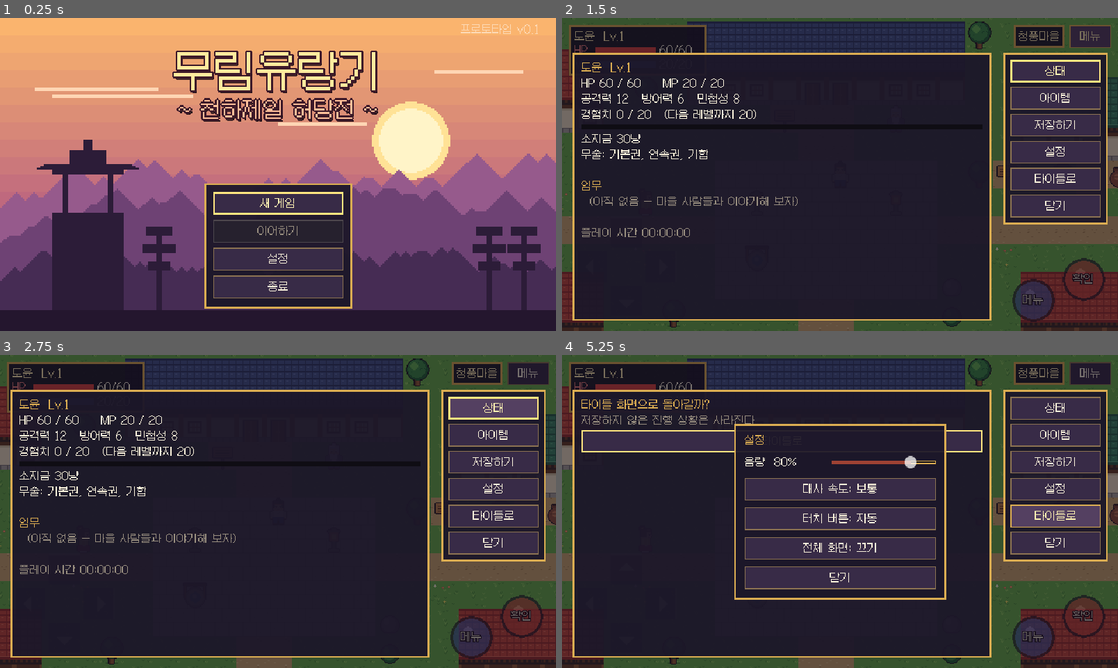
Above: before the commit, frames 1-4 (two rows, left to right).
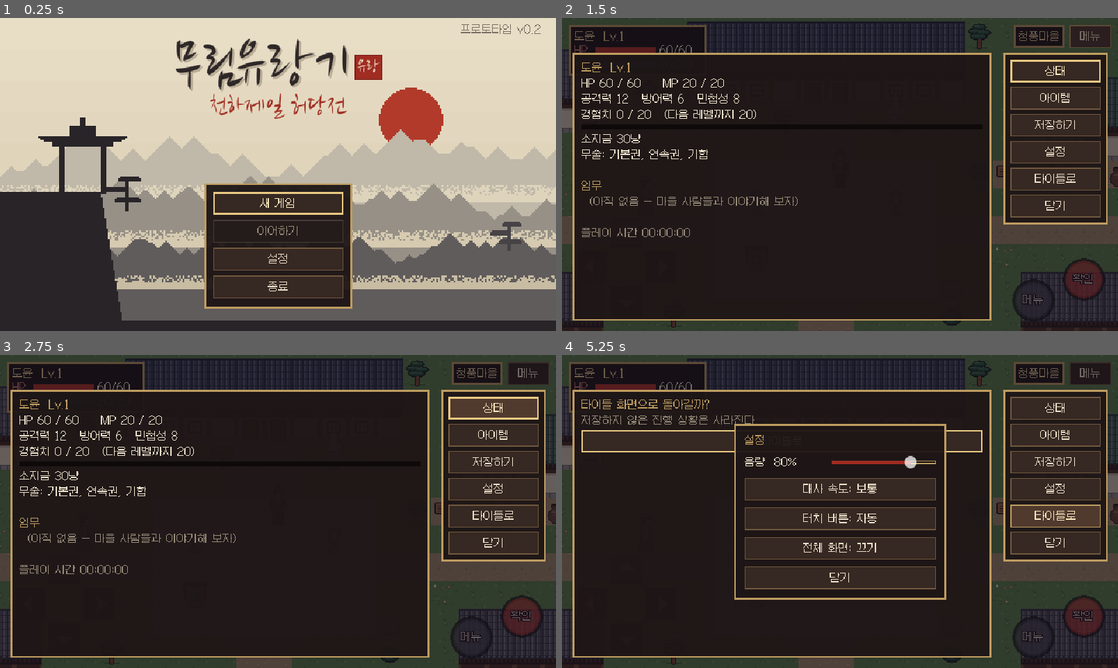
Above: after the commit, the same moments.

Repository: jinwookle2/zeus-spec-calculator
Game: Godot game, scene res://scenes/main/main_menu.tscn
The game is run twice, just before and just after one commit, with the same random seed, the same clock (stepped at 60 frames per second) and the same inputs.
Inputs:
- Up to frame 1 (0.25 s): no input
- Up to frame 2 (1.5 s): click "새 게임" at 0.5 s; click "메뉴" at 1.25 s
- Up to frame 3 (2.75 s): click "상태" at 2 s
- Up to frame 4 (5.25 s): click "아이템" at 2.75 s; click "저장하기" at 3.5 s; click "설정" at 4.25 s; click "타이틀로" at 5 s

The runs differ from the first frame. In frame 1, 87% of the frame differs, in the area x 0-100%, y 0-97%; in frame 2, 15%; in frame 3, 15%; in frame 4, 28%.

Commit message:
v0.2: faster pacing and serious wuxia art direction
Speed (owner feedback: everything felt slow):
- Walk 96 -> 140 px/s, walk animation 8 -> 11 fps
- Dialogue text 50 -> 90 chars/s (slow/fast presets raised too)
- Battle message delay 0.9 -> 0.5 s, enemy turn wait 0.25 -> 0.1 s
- Scene fades 0.2+0.2 -> 0.12+0.12 s

Design (owner feedback: more serious martial-arts tone):
- Characters redrawn at 32x48 with robes/martial uniforms and sharper faces
- Muted ink/ochre palette, charcoal giwa roofs, pine trees
- Ink-wash title and battle backgrounds
- Lacquer/brass/vermilion UI theme, brush-calligraphy title with seal
  (Nanum Brush Script, OFL), enemy name banner, slash effect, crit shake

Co-Authored-By: Claude Opus 5.5 <noreply@anthropic.com>
Claude-Session: https://claude.ai/code/session_011iFjUU4ueqXaGZBbAxNMhr

Diff:
--- a/murim-wanderer/data/battle/battle_config.json
+++ b/murim-wanderer/data/battle/battle_config.json
@@ -9,7 +9,19 @@
     "crit_chance": 0.08,
     "crit_multiplier": 1.5
   },
-  "flee": {"base_chance": 0.5, "agility_factor": 0.05, "min_chance": 0.1, "max_chance": 0.95},
-  "defeat": {"revive_hp_ratio": 0.5, "return_map": "cheongpung", "return_tile": [16, 6]},
-  "message_delay": 0.9
+  "flee": {
+    "base_chance": 0.5,
+    "agility_factor": 0.05,
+    "min_chance": 0.1,
+    "max_chance": 0.95
+  },
+  "defeat": {
+    "revive_hp_ratio": 0.5,
+    "return_map": "cheongpung",
+    "return_tile": [
+      16,
+      6
+    ]
+  },
+  "message_delay": 0.5
 }
--- a/murim-wanderer/scenes/npc/npc.tscn
+++ b/murim-wanderer/scenes/npc/npc.tscn
@@ -11,6 +11,7 @@
 script = ExtResource("1_npc")
 
 [node name="Sprite" type="AnimatedSprite2D" parent="."]
+position = Vector2(0, -8)
 
 [node name="Collision" type="CollisionShape2D" parent="."]
 position = Vector2(0, 8)
--- a/murim-wanderer/scenes/player/player.tscn
+++ b/murim-wanderer/scenes/player/player.tscn
@@ -12,6 +12,7 @@
 script = ExtResource("1_player")
 
 [node name="Sprite" type="AnimatedSprite2D" parent="."]
+position = Vector2(0, -8)
 
 [node name="Collision" type="CollisionShape2D" parent="."]
 position = Vector2(0, 9)
--- a/murim-wanderer/scripts/battle/battle_scene.gd
+++ b/murim-wanderer/scripts/battle/battle_scene.gd
@@ -60,7 +60,7 @@
 	var pv := VBoxContainer.new()
 	pv.add_theme_constant_override("separation", 2)
 	pp.add_child(pv)
-	_p_name = UiKit.label("", 12, Color(1, 0.93, 0.7))
+	_p_name = UiKit.label("", 12, UiKit.NAME)
 	pv.add_child(_p_name)
 	var hp_row := _stat_row("HP", UiKit.HP_COLOR)
 	_p_hp = hp_row[0]
@@ -70,7 +70,7 @@
 	_p_mp = mp_row[0]
 	_p_mp_txt = mp_row[1]
 	pv.add_child(mp_row[2])
-	_charge_label = UiKit.label("기합 충전!", 12, Color(1, 0.8, 0.3))
+	_charge_label = UiKit.label("기합 충전!", 12, UiKit.EXP_COLOR)
 	_charge_label.visible = false
 	pv.add_child(_charge_label)
 
@@ -85,7 +85,7 @@
 	var ev := VBoxContainer.new()
 	ev.add_theme_constant_override("separation", 3)
 	ep.add_child(ev)
-	_e_name = UiKit.label(str(enemy_def.get("name", "?")), 12, Color(1, 0.75, 0.7))
+	_e_name = UiKit.label(str(enemy_def.get("name", "?")), 12, UiKit.NAME)
 	ev.add_child(_e_name)
 	_e_hp = UiKit.bar(UiKit.HP_COLOR, 8)
 	ev.add_child(_e_hp)
@@ -131,9 +131,10 @@
 	r.texture = tex
 	r.expand_mode = TextureRect.EXPAND_IGNORE_SIZE
 	r.stretch_mode = TextureRect.STRETCH_KEEP_ASPECT_CENTERED
-	r.size = Vector2(128, 128)
-	r.position = feet - Vector2(64, 128)
-	r.pivot_offset = Vector2(64, 128)
+	var sz := tex.get_size()
+	r.size = sz
+	r.position = feet - Vector2(sz.x / 2.0, sz.y)
+	r.pivot_offset = Vector2(sz.x / 2.0, sz.y)
 	add_child(r)
 	return r
 
@@ -172,7 +173,9 @@
 func _intro() -> void:
 	_enemy_sprite.modulate.a = 0.0
 	var t := create_tween()
-	t.tween_property(_enemy_sprite, "modulate:a", 1.0, 0.3)
+	t.tween_property(_enemy_sprite, "modulate:a", 1.0, 0.2)
+	_banner(str(enemy_def.get("name", "")))
+	await get_tree().create_timer(0.6).timeout
 	var fallback := "%s 나타났다!" % KText.josa(str(enemy_def.get("name", "적")), "이/가")
 	await _say(str(enemy_def.get("intro", fallback)))
 	_show_commands()
@@ -285,7 +288,7 @@
 	await _play_events(events)
 	if await _check_end():
 		return
-	await get_tree().create_timer(0.25).timeout
+	await get_tree().create_timer(0.1).timeout
 	await _play_events(logic.enemy_turn())
 	if await _check_end():
 		return
@@ -389,6 +392,54 @@
 		_skip_requested.emit()
 
 
+## 붓글씨 적 이름 띠 (등장 연출)
+func _banner(text: String) -> void:
+	var band := ColorRect.new()
+	band.color = Color8(20, 14, 14, 200)
+	band.anchor_right = 1.0
+	band.offset_top = 112
+	band.offset_bottom = 172
+	band.mouse_filter = Control.MOUSE_FILTER_IGNORE
+	add_child(band)
+	var l := UiKit.brush_label(text, 48, UiKit.TEXT)
+	l.set_anchors_preset(Control.PRESET_FULL_RECT)
+	l.horizontal_alignment = HORIZONTAL_ALIGNMENT_CENTER
+	l.vertical_alignment = VERTICAL_ALIGNMENT_CENTER
+	band.add_child(l)
+	band.modulate.a = 0.0
+	var t := create_tween()
+	t.tween_property(band, "modulate:a", 1.0, 0.12)
+	t.tween_interval(0.5)
+	t.tween_property(band, "modulate:a", 0.0, 0.2)
+	t.tween_callback(band.queue_free)
+
+
+func _slash(sprite: TextureRect, crit: bool) -> void:
+	var s := TextureRect.new()
+	s.texture = load("res://assets/ui/slash.png")
+	s.size = Vector2(128, 128)
+	s.expand_mode = TextureRect.EXPAND_IGNORE_SIZE
+	s.position = sprite.position + sprite.size / 2.0 - s.size / 2.0
+	s.pivot_offset = s.size / 2.0
+	s.rotation = randf_range(-0.4, 0.4)
+	s.mouse_filter = Control.MOUSE_FILTER_IGNORE
+	if crit:
+		s.modulate = Color8(255, 200, 150)
+	add_child(s)
+	var t := create_tween()
+	t.tween_property(s, "modulate:a", 0.0, 0.18).set_delay(0.06)
+	t.tween_callback(s.queue_free)
+	if crit:
+		_shake(6.0)
+
+
+func _shake(power: float) -> void:
+	var t := create_tween()
+	for i in 5:
+		t.tween_property(self, "position", Vector2(randf_range(-power, power), randf_range(-power, power)), 0.03)
+	t.tween_property(self, "position", Vector2.ZERO, 0.03)
+
+
 func _lunge(sprite: TextureRect, dir: int) -> void:
 	var x := sprite.position.x
 	var t := create_tween()
@@ -403,6 +454,7 @@
 		t.tween_property(sprite, "position:x", x + (5 if i % 2 == 0 else -5), 0.04)
 	t.tween_property(sprite, "position:x", x, 0.04)
 	_flash(sprite, Color(2.5, 2.5, 2.5))
+	_slash(sprite, crit)
 	_float_text(sprite, str(dmg) + ("!" if crit else ""), Color(1, 0.85, 0.3) if crit else Color(1, 1, 1))
 
 
--- a/murim-wanderer/scripts/core/scene_router.gd
+++ b/murim-wanderer/scripts/core/scene_router.gd
@@ -30,23 +30,22 @@
 		# 전투 진입 연출: 하얗게 번쩍
 		_rect.color = Color(1, 1, 1, 0)
 		var t0 := create_tween()
-		t0.tween_property(_rect, "color:a", 0.9, 0.08)
-		t0.tween_property(_rect, "color:a", 0.0, 0.08)
-		t0.tween_property(_rect, "color:a", 0.9, 0.08)
+		t0.tween_property(_rect, "color:a", 0.9, 0.05)
+		t0.tween_property(_rect, "color:a", 0.0, 0.05)
+		t0.tween_property(_rect, "color:a", 0.9, 0.05)
 		await t0.finished
 	_rect.color = Color(0.06, 0.05, 0.08, _rect.color.a)
 	var t := create_tween()
-	t.tween_property(_rect, "color:a", 1.0, 0.2)
+	t.tween_property(_rect, "color:a", 1.0, 0.12)
 	await t.finished
 	get_tree().paused = false
 	var err := get_tree().change_scene_to_file(path)
 	if err != OK:
 		push_error("장면 전환 실패: %s (%d)" % [path, err])
 	await get_tree().process_frame
-	await get_tree().process_frame
 	scene_changed.emit()
 	var t2 := create_tween()
-	t2.tween_property(_rect, "color:a", 0.0, 0.2)
+	t2.tween_property(_rect, "color:a", 0.0, 0.12)
 	await t2.finished
 	_rect.mouse_filter = Control.MOUSE_FILTER_IGNORE
 	_busy = false
--- a/murim-wanderer/scripts/core/settings.gd
+++ b/murim-wanderer/scripts/core/settings.gd
@@ -4,7 +4,7 @@
 signal changed
 
 const PATH := "user://settings.cfg"
-const TEXT_SPEEDS := {"slow": 25.0, "normal": 50.0, "fast": 120.0, "instant": 0.0}
+const TEXT_SPEEDS := {"slow": 45.0, "normal": 90.0, "fast": 180.0, "instant": 0.0}
 const TEXT_SPEED_NAMES := {"slow": "느림", "normal": "보통", "fast": "빠름", "instant": "즉시"}
 const TOUCH_MODES := {"auto": "자동", "on": "켜기", "off": "끄기"}
 
--- a/murim-wanderer/scripts/core/sprite_frames_builder.gd
+++ b/murim-wanderer/scripts/core/sprite_frames_builder.gd
@@ -1,9 +1,9 @@
 class_name SpriteFramesBuilder
 extends RefCounted
 ## 4방향 x 3프레임 캐릭터 시트(행: 하/좌/우/상, 열: 정지/걸음1/걸음2)로 SpriteFrames 생성.
+## 셀 크기는 시트 크기로 계산 (현재 캐릭터 32x48). 1열짜리 이미지는 정적 스프라이트로 취급.
 
 const DIRS := ["down", "left", "right", "up"]
-const CELL := 32
 
 static var _cache: Dictionary = {}
 
@@ -14,29 +14,30 @@
 	var tex: Texture2D = load(path)
 	var frames := SpriteFrames.new()
 	frames.remove_animation("default")
-	var single := tex.get_height() <= CELL
+	var single := tex.get_width() < 64
+	var cell := Vector2(tex.get_width(), tex.get_height()) if single else Vector2(tex.get_width() / 3.0, tex.get_height() / 4.0)
 	for row in DIRS.size():
 		var dir: String = DIRS[row]
 		var r := 0 if single else row
 		frames.add_animation("idle_" + dir)
 		frames.set_animation_loop("idle_" + dir, true)
-		frames.add_frame("idle_" + dir, _atlas(tex, 0, r))
+		frames.add_frame("idle_" + dir, _atlas(tex, cell, 0, r))
 		frames.add_animation("walk_" + dir)
-		frames.set_animation_speed("walk_" + dir, 8.0)
+		frames.set_animation_speed("walk_" + dir, 11.0)
 		frames.set_animation_loop("walk_" + dir, true)
 		if single:
-			frames.add_frame("walk_" + dir, _atlas(tex, 0, 0))
+			frames.add_frame("walk_" + dir, _atlas(tex, cell, 0, 0))
 		else:
 			for c in [1, 0, 2, 0]:
-				frames.add_frame("walk_" + dir, _atlas(tex, c, r))
+				frames.add_frame("walk_" + dir, _atlas(tex, cell, c, r))
 	_cache[path] = frames
 	return frames
 
 
-static func _atlas(tex: Texture2D, col: int, row: int) -> AtlasTexture:
+static func _atlas(tex: Texture2D, cell: Vector2, col: int, row: int) -> AtlasTexture:
 	var a := AtlasTexture.new()
 	a.atlas = tex
-	a.region = Rect2(col * CELL, row * CELL, CELL, CELL)
+	a.region = Rect2(col * cell.x, row * cell.y, cell.x, cell.y)
 	return a
 
 
--- a/murim-wanderer/scripts/npc/npc.gd
+++ b/murim-wanderer/scripts/npc/npc.gd
@@ -71,6 +71,7 @@
 
 
 func hop() -> void:
+	var base := -8.0
 	var t := create_tween()
-	t.tween_property(sprite, "position:y", -6.0, 0.08)
-	t.tween_property(sprite, "position:y", 0.0, 0.08)
+	t.tween_property(sprite, "position:y", base - 6.0, 0.06)
+	t.tween_property(sprite, "position:y", base, 0.06)
--- a/murim-wanderer/scripts/player/player.gd
+++ b/murim-wanderer/scripts/player/player.gd
@@ -3,7 +3,7 @@
 
 signal interacted(target: Node)
 
-@export var speed: float = 96.0
+@export var speed: float = 140.0
 @export var interact_reach: float = 24.0
 @export var interact_tolerance: float = 20.0
 
@@ -30,7 +30,7 @@
 	_interact_cooldown = maxf(0.0, _interact_cooldown - delta)
 	if GameState.is_input_locked():
 		velocity = Vector2.ZERO
-		_interact_cooldown = 0.2
+		_interact_cooldown = 0.12
 		if sprite.animation.begins_with("walk_"):
 			sprite.play("idle_" + facing)
 		return
--- a/murim-wanderer/scripts/ui/dialogue_box.gd
+++ b/murim-wanderer/scripts/ui/dialogue_box.gd
@@ -67,10 +67,10 @@
 	_panel.add_child(_arrow)
 
 	_name_panel = UiKit.panel_container(4)
-	_name_panel.add_theme_stylebox_override("panel", UiKit.box(Color(0.45, 0.16, 0.14, 0.98), UiKit.GOLD, 2, 4))
+	_name_panel.add_theme_stylebox_override("panel", UiKit.box(UiKit.VERMILION, UiKit.GOLD, 1, 4))
 	_name_panel.position = Vector2(10, -14)
 	_panel.add_child(_name_panel)
-	_name_label = UiKit.label("", 12, Color(1, 0.93, 0.7))
+	_name_label = UiKit.label("", 12, UiKit.TEXT)
 	_name_panel.add_child(_name_label)
 
 
@@ -151,7 +151,7 @@
 	if not _open:
 		return
 	var now := Time.get_ticks_msec()
-	if now - _last_advance_ms < 120:
+	if now - _last_advance_ms < 80:
 		return
 	_last_advance_ms = now
 	if _typing:
--- a/murim-wanderer/scripts/ui/hud.gd
+++ b/murim-wanderer/scripts/ui/hud.gd
@@ -37,7 +37,7 @@
 	var v := VBoxContainer.new()
 	v.add_theme_constant_override("separation", 2)
 	box.add_child(v)
-	_lv = UiKit.label("", 12, Color(1, 0.93, 0.7))
+	_lv = UiKit.label("", 12, UiKit.NAME)
 	v.add_child(_lv)
 	for kind in ["HP", "MP"]:
 		var row := HBoxContainer.new()
@@ -72,7 +72,7 @@
 	_root.add_child(right)
 	var map_box := UiKit.panel_container(5)
 	map_box.mouse_filter = Control.MOUSE_FILTER_IGNORE
-	_map_label = UiKit.label("", 12, Color(1, 0.93, 0.7))
+	_map_label = UiKit.label("", 12, UiKit.NAME)
 	map_box.add_child(_map_label)
 	right.add_child(map_box)
 	var menu_btn := UiKit.button("메뉴", Vector2(48, 26))
--- a/murim-wanderer/scripts/ui/main_menu.gd
+++ b/murim-wanderer/scripts/ui/main_menu.gd
@@ -35,14 +35,30 @@
 	var title_box := VBoxContainer.new()
 	title_box.anchor_left = 0.5
 	title_box.anchor_right = 0.5
-	title_box.offset_top = 34
+	title_box.offset_top = 18
 	title_box.grow_horizontal = Control.GROW_DIRECTION_BOTH
-	title_box.add_theme_constant_override("separation", 2)
+	title_box.add_theme_constant_override("separation", -10)
 	add_child(title_box)
 	_title_box = title_box
-	_title = _outlined("무림유랑기", 48, Color(1.0, 0.92, 0.62), 8)
-	title_box.add_child(_title)
-	title_box.add_child(_outlined("~ 천하제일 허당전 ~", 24, Color(1, 0.75, 0.6), 6))
+	var title_row := HBoxContainer.new()
+	title_row.alignment = BoxContainer.ALIGNMENT_CENTER
+	title_row.add_theme_constant_override("separation", 6)
+	title_box.add_child(title_row)
+	_title = UiKit.brush_label("무림유랑기", 76, Color8(30, 24, 26))
+	_title.add_theme_color_override("font_shadow_color", Color8(120, 104, 84, 110))
+	_title.add_theme_constant_override("shadow_offset_x", 2)
+	_title.add_theme_constant_override("shadow_offset_y", 2)
+	title_row.add_child(_title)
+	# 낙관(붉은 인장)
+	var seal := PanelContainer.new()
+	seal.add_theme_stylebox_override("panel", UiKit.box(UiKit.VERMILION, Color8(120, 30, 24), 1, 3))
+	seal.size_flags_vertical = Control.SIZE_SHRINK_CENTER
+	var seal_text := UiKit.brush_label("유랑", 22, Color8(240, 226, 200))
+	seal.add_child(seal_text)
+	title_row.add_child(seal)
+	var sub := UiKit.brush_label("천하제일 허당전", 32, UiKit.VERMILION)
+	sub.horizontal_alignment = HORIZONTAL_ALIGNMENT_CENTER
+	title_box.add_child(sub)
 
 	var panel := UiKit.panel_container(10)
 	panel.anchor_left = 0.5
@@ -70,7 +86,7 @@
 	for b in _buttons:
 		v.add_child(b)
 
-	_info = UiKit.label("", 12, Color(1, 0.9, 0.75))
+	_info = UiKit.label("", 12, Color8(60, 48, 44))
 	_info.anchor_left = 0.0
 	_info.anchor_right = 1.0
 	_info.anchor_top = 1.0
@@ -80,7 +96,7 @@
 	_info.horizontal_alignment = HORIZONTAL_ALIGNMENT_CENTER
 	add_child(_info)
 
-	var ver := UiKit.label("프로토타입 v0.1", 12, Color(1, 1, 1, 0.5))
+	var ver := UiKit.label("프로토타입 v0.2", 12, Color8(60, 48, 44, 160))
 	ver.anchor_left = 1.0
 	ver.anchor_right = 1.0
 	ver.offset_left = -110
@@ -96,20 +112,9 @@
 	add_child(_settings)
 
 
-func _outlined(text: String, size: int, color: Color, outline: int) -> Label:
-	var l := UiKit.label(text, size, color)
-	l.horizontal_alignment = HORIZONTAL_ALIGNMENT_CENTER
-	l.add_theme_color_override("font_outline_color", Color(0.24, 0.1, 0.16))
-	l.add_theme_constant_override("outline_size", outline)
-	l.add_theme_color_override("font_shadow_color", Color(0.1, 0.04, 0.08, 0.8))
-	l.add_theme_constant_override("shadow_offset_x", 2)
-	l.add_theme_constant_override("shadow_offset_y", 3)
-	return l
-
-
 func _process(delta: float) -> void:
 	_t += delta
-	_title.position.y = roundf(sin(_t * 2.0) * 2.0)
+	_title.modulate.a = 0.85 + 0.15 * sin(_t * 1.5)
 
 
 func _refresh_continue() -> void:
--- a/murim-wanderer/scripts/ui/ui_kit.gd
+++ b/murim-wanderer/scripts/ui/ui_kit.gd
@@ -2,13 +2,18 @@
 extends RefCounted
 ## 픽셀아트용 공용 UI 테마와 위젯 생성 도우미.
 
-const GOLD := Color(0.86, 0.68, 0.32)
-const INK := Color(0.11, 0.09, 0.16, 0.94)
-const TEXT := Color(0.98, 0.95, 0.86)
-const DIM := Color(0.6, 0.56, 0.5)
-const HP_COLOR := Color(0.85, 0.27, 0.25)
-const MP_COLOR := Color(0.3, 0.5, 0.9)
-const EXP_COLOR := Color(0.95, 0.78, 0.3)
+## 진지한 무협풍 팔레트: 옻칠(검붉은 먹색) 바탕, 놋쇠 테두리, 한지색 글자, 주홍 강조
+const GOLD := Color8(190, 156, 96)
+const INK := Color8(30, 22, 22, 242)
+const TEXT := Color8(234, 224, 202)
+const DIM := Color8(150, 138, 120)
+const NAME := Color8(222, 196, 140)
+const VERMILION := Color8(160, 44, 34)
+const HP_COLOR := Color8(176, 54, 42)
+const MP_COLOR := Color8(66, 104, 150)
+const EXP_COLOR := Color8(196, 160, 80)
+
+static var _brush: Font
 
 static var _theme: Theme
 
@@ -19,25 +24,25 @@
 	var t := Theme.new()
 	t.default_font_size = 12
 	t.set_color("font_color", "Label", TEXT)
-	t.set_color("font_outline_color", "Label", Color(0.08, 0.06, 0.1))
+	t.set_color("font_outline_color", "Label", Color8(20, 14, 14))
 	t.set_constant("outline_size", "Label", 0)
 	t.set_stylebox("panel", "Panel", box(INK, GOLD, 2))
 	t.set_stylebox("panel", "PanelContainer", box(INK, GOLD, 2, 8))
-	t.set_stylebox("normal", "Button", box(Color(0.22, 0.17, 0.28), Color(0.55, 0.45, 0.32), 1, 4))
-	t.set_stylebox("hover", "Button", box(Color(0.33, 0.25, 0.38), GOLD, 1, 4))
-	t.set_stylebox("pressed", "Button", box(Color(0.62, 0.26, 0.2), GOLD, 1, 4))
-	t.set_stylebox("disabled", "Button", box(Color(0.15, 0.13, 0.18), Color(0.3, 0.28, 0.3), 1, 4))
-	t.set_stylebox("focus", "Button", box(Color(0, 0, 0, 0), Color(1, 0.9, 0.5), 2, 4))
+	t.set_stylebox("normal", "Button", box(Color8(54, 40, 34), Color8(112, 88, 62), 1, 4))
+	t.set_stylebox("hover", "Button", box(Color8(80, 58, 46), GOLD, 1, 4))
+	t.set_stylebox("pressed", "Button", box(VERMILION, GOLD, 1, 4))
+	t.set_stylebox("disabled", "Button", box(Color8(36, 28, 26), Color8(70, 60, 54), 1, 4))
+	t.set_stylebox("focus", "Button", box(Color(0, 0, 0, 0), Color8(232, 200, 130), 2, 4))
 	t.set_color("font_color", "Button", TEXT)
-	t.set_color("font_hover_color", "Button", Color(1, 0.95, 0.7))
+	t.set_color("font_hover_color", "Button", Color8(250, 232, 190))
 	t.set_color("font_pressed_color", "Button", Color(1, 1, 1))
-	t.set_color("font_focus_color", "Button", Color(1, 0.95, 0.7))
+	t.set_color("font_focus_color", "Button", Color8(250, 232, 190))
 	t.set_color("font_disabled_color", "Button", DIM)
-	t.set_stylebox("background", "ProgressBar", box(Color(0.06, 0.05, 0.08), Color(0.06, 0.05, 0.08), 1, 0))
+	t.set_stylebox("background", "ProgressBar", box(Color8(14, 10, 10), Color8(14, 10, 10), 1, 0))
 	t.set_stylebox("fill", "ProgressBar", box(HP_COLOR, HP_COLOR, 0, 0))
-	t.set_stylebox("slider", "HSlider", box(Color(0.06, 0.05, 0.08), GOLD, 1, 2))
-	t.set_stylebox("grabber_area", "HSlider", box(Color(0.62, 0.26, 0.2), Color(0.62, 0.26, 0.2), 0, 2))
-	t.set_stylebox("grabber_area_highlight", "HSlider", box(Color(0.8, 0.35, 0.25), Color(0.8, 0.35, 0.25), 0, 2))
+	t.set_stylebox("slider", "HSlider", box(Color8(14, 10, 10), GOLD, 1, 2))
+	t.set_stylebox("grabber_area", "HSlider", box(VERMILION, VERMILION, 0, 2))
+	t.set_stylebox("grabber_area_highlight", "HSlider", box(VERMILION.lightened(0.2), VERMILION.lightened(0.2), 0, 2))
 	_theme = t
 	return t
 
@@ -50,6 +55,22 @@
 	s.set_content_margin_all(margin)
 	s.anti_aliasing = false
 	return s
+
+
+## 붓글씨 제목용 글꼴 (나눔손글씨 붓, OFL)
+static func brush_font() -> Font:
+	if _brush == null:
+		_brush = load("res://assets/fonts/NanumBrushScript-Regular.ttf")
+	return _brush
+
+
+static func brush_label(text: String, size: int, color: Color) -> Label:
+	var l := Label.new()
+	l.text = text
+	l.add_theme_font_override("font", brush_font())
+	l.add_theme_font_size_override("font_size", size)
+	l.add_theme_color_override("font_color", color)
+	return l
 
 
 static func label(text: String, size: int = 12, color: Color = TEXT) -> Label:
--- a/murim-wanderer/tests/test_runner.gd
+++ b/murim-wanderer/tests/test_runner.gd
@@ -437,7 +437,7 @@
 	var player: Node = get_tree().get_first_node_in_group("player")
 	check(player != null, "플레이어 생성")
 	var tex: Texture2D = player.get_node("Sprite").sprite_frames.get_frame_texture("idle_down", 0)
-	check(tex != null and tex.get_width() == 32, "플레이어 스프라이트 32x32")
+	check(tex != null and tex.get_width() == 32 and tex.get_height() == 48, "플레이어 스프라이트 32x48")
 	await seconds(0.5)
 	await shot("03_village")
 
Binary file changed: murim-wanderer/assets/backgrounds/battle_training.png
Binary file changed: murim-wanderer/assets/backgrounds/title_bg.png
Binary file changed: murim-wanderer/assets/characters/bandit.png
Binary file changed: murim-wanderer/assets/characters/doyun.png
Binary file changed: murim-wanderer/assets/characters/doyun_battle.png
Binary file changed: murim-wanderer/assets/characters/master.png
Binary file changed: murim-wanderer/assets/characters/merchant.png
Binary file changed: murim-wanderer/assets/characters/scarecrow.png
Binary file changed: murim-wanderer/assets/characters/villager.png
Binary file changed: murim-wanderer/assets/enemies/bandit_battle.png
Binary file changed: murim-wanderer/assets/enemies/scarecrow_battle.png
Not shown, added: murim-wanderer/assets/fonts/NanumBrushScript-OFL.txt
(and 22 more such lines)
